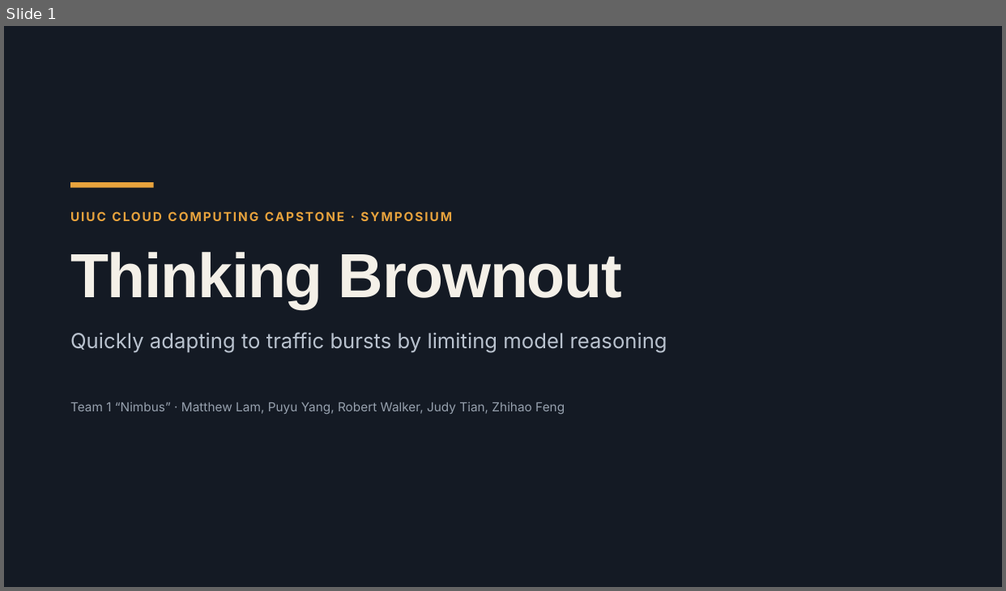
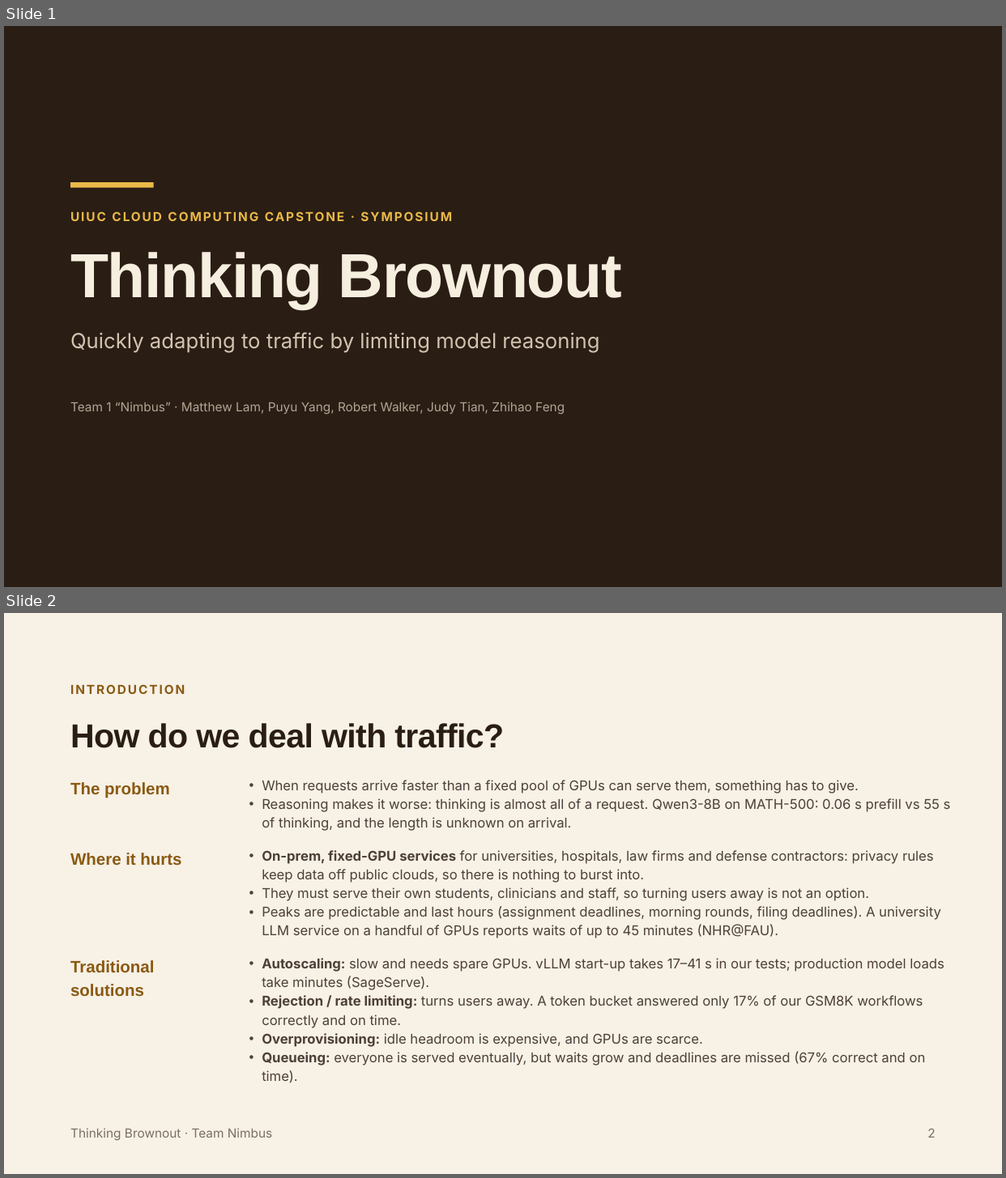
Before and after one commit to pyangyu/team1_nimbus_copy, a slide deck: Symposium Slides.pptx. Shown one above the other, each under a label of ours: slide 1 before the commit, slides 1 and 2 after it. The pictures are 1006x591 and 1006x1178 pixels, drawn with LibreOffice and Linux fonts; fonts in the diff are those of the drawing. Boxes give left, top, right and bottom in pixels: in the first picture for what was removed or moved away, otherwise in the second. Text is boxed around its words. In the diff, an @@ line names an element or a change of style, - is before the commit and + after.

Commit message:
Symposium Slides: two-slide intro with use cases

```diff
--- a/Symposium Slides.pptx
+++ b/Symposium Slides.pptx
@@ slide 2 added at <box>4,613,1002,1174</box>, background #F7F1E6 @@
@@ text added at <box>70,684,185,694</box>, 12 pt, text #8A5A12, bold @@
+INTRODUCTION
@@ title added at <box>70,723,504,748</box>, 32 pt, text #2A1D14, bold @@
+How do we deal with traffic?
@@ text added at <box>70,782,170,798</box>, 16 pt, text #8A5A12, bold @@
+The problem
@@ text added at <box>262,780,951,831</box>, 13 pt, text #4E4036 @@
+• When requests arrive faster than a fixed pool of GPUs can serve them, something has to give.
+• Reasoning makes it worse: thinking is almost all of a request. Qwen3-8B on MATH-500: 0.06 s prefill vs 55 s of thinking, and the length is unknown on arrival.
@@ text added at <box>70,853,181,865</box>, 16 pt, text #8A5A12, bold @@
+Where it hurts
@@ text added at <box>262,850,941,939</box>, 13 pt, text #4E4036 @@
+• On-prem, fixed-GPU services for universities, hospitals, law firms and defense contractors: privacy rules keep data off public clouds, so there is nothing to burst into.
+• They must serve their own students, clinicians and staff, so turning users away is not an option.
+• Peaks are predictable and last hours (assignment deadlines, morning rounds, filing deadlines). A university LLM service on a handful of GPUs reports waits of up to 45 minutes (NHR@FAU).
@@ text added at <box>70,960,154,996</box>, 16 pt, text #8A5A12, bold @@
+Traditional solutions
@@ text added at <box>262,958,944,1084</box>, 13 pt, text #4E4036 @@
+• Autoscaling: slow and needs spare GPUs. vLLM start-up takes 17–41 s in our tests; production model loads take minutes (SageServe).
+• Rejection / rate limiting: turns users away. A token bucket answered only 17% of our GSM8K workflows correctly and on time.
+• Overprovisioning: idle headroom is expensive, and GPUs are scarce.
+• Queueing: everyone is served eventually, but waits grow and deadlines are missed (67% correct and on time).
@@ text added at <box>70,1128,272,1140</box>, 12 pt, text #7C6E62 @@
+Thinking Brownout · Team Nimbus
@@ text added at <box>927,1129,935,1138</box>, 12 pt, text #7C6E62 @@
+2
@@ slide 1 changed as well @@
@@ background #141A24 to #2A1D14 @@
@@ rectangle at <box>70,182,154,188</box>: fill #E8A33D to #E9B949 @@
@@ text "UIUC CLOUD COMPUTING CAPSTONE · ..." at <box>70,207,961,226</box>: text colour #E8A33D to #E9B949 @@
@@ title "Thinking Brownout" at <box>70,252,622,310</box>: text colour #F4F0E8 to #F6EEDF @@
@@ text at <box>70,332,599,353</box>: text changed; text colour #B9C2CE to #D2C3AF @@
-Quickly adapting to traffic bursts by limiting model reasoning
+Quickly adapting to traffic by limiting model reasoning
@@ text "Team 1 “Nimbus” · Matthew ..." at <box>70,402,565,414</box>: text colour #97A1AE to #B3A493 @@
```
Also in this commit, not shown: 4 other slides changed, 1 other slide added, 2 slides removed.
